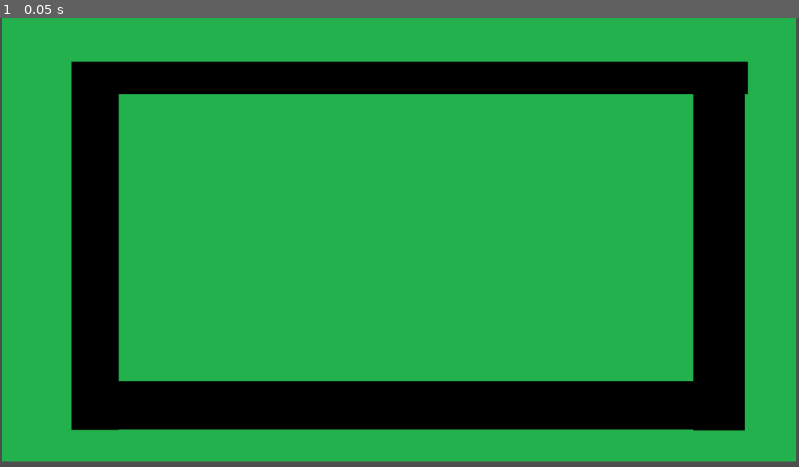
Above: before the commit, frame 1.
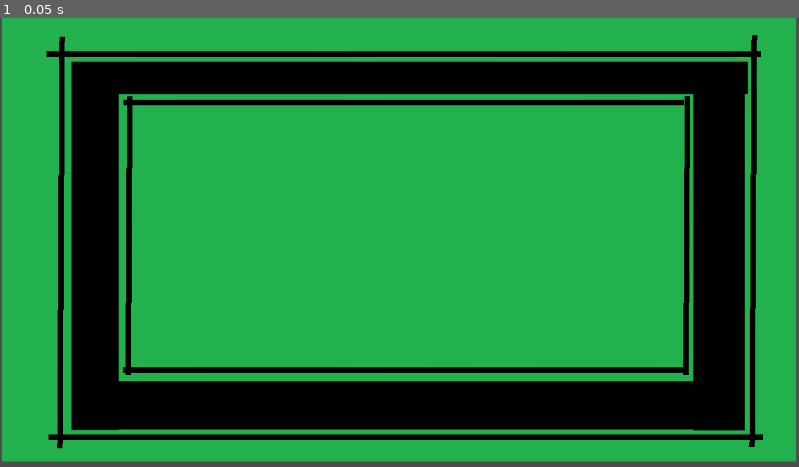
Above: after the commit, the same moment.

Repository: pazhersh/CarPull
Game: Godot game, scene res://scenes/main.tscn
Same seed, same stepped clock (60 frames per second), same inputs: the game is played once before the commit and once after it.
Inputs:
- Up to frame 1 (0.05 s): no input

The runs differ from the first frame. In frame 1, 6.5% of the frame differs, in the area x 5-96%, y 3-96%.

Commit message:
Added track edges

Diff:
--- a/scenes/main.tscn
+++ b/scenes/main.tscn
@@ -1,10 +1,81 @@
-[gd_scene load_steps=2 format=3 uid="uid://t7us3pgenqs8"]
+[gd_scene load_steps=3 format=3 uid="uid://t7us3pgenqs8"]
 
 [ext_resource type="Texture2D" uid="uid://rd4uwxtapgvc" path="res://assets/basic-track-1.png" id="1_jmwwq"]
+[ext_resource type="Texture2D" uid="uid://ddkyeckf7jcap" path="res://assets/track-edge-1.png" id="2_as2hv"]
 
 [node name="Node2D" type="Node2D"]
 
-[node name="Sprite2D" type="Sprite2D" parent="."]
+[node name="Background" type="Sprite2D" parent="."]
 position = Vector2(575.5, 320)
 scale = Vector2(0.894531, 0.798005)
 texture = ExtResource("1_jmwwq")
+
+[node name="TrackEdges" type="CanvasGroup" parent="."]
+
+[node name="TopOuter" type="Sprite2D" parent="TrackEdges"]
+position = Vector2(582, 52)
+scale = Vector2(32.16, 1)
+texture = ExtResource("2_as2hv")
+
+[node name="CollisionPolygon2D" type="CollisionPolygon2D" parent="TrackEdges/TopOuter"]
+polygon = PackedVector2Array(16, 4, -16, 4, -16, -4, 16, -4)
+
+[node name="TopInner" type="Sprite2D" parent="TrackEdges"]
+position = Vector2(582, 122)
+scale = Vector2(25.28, 1)
+texture = ExtResource("2_as2hv")
+
+[node name="CollisionPolygon2D" type="CollisionPolygon2D" parent="TrackEdges/TopInner"]
+polygon = PackedVector2Array(16, 4, -16, 4, -16, -4, 16, -4)
+
+[node name="LeftOuter" type="Sprite2D" parent="TrackEdges"]
+position = Vector2(88, 324)
+rotation = 1.57597
+scale = Vector2(18.555, 1)
+texture = ExtResource("2_as2hv")
+
+[node name="CollisionPolygon2D" type="CollisionPolygon2D" parent="TrackEdges/LeftOuter"]
+polygon = PackedVector2Array(16, 4, -16, 4, -16, -4, 16, -4)
+
+[node name="LeftInner" type="Sprite2D" parent="TrackEdges"]
+position = Vector2(186, 314)
+rotation = 1.57597
+scale = Vector2(12.5503, 1)
+texture = ExtResource("2_as2hv")
+
+[node name="CollisionPolygon2D" type="CollisionPolygon2D" parent="TrackEdges/LeftInner"]
+polygon = PackedVector2Array(16, 4, -16, 4, -16, -4, 16, -4)
+
+[node name="RightOuter" type="Sprite2D" parent="TrackEdges"]
+position = Vector2(1086, 322)
+rotation = 1.57597
+scale = Vector2(18.555, 1)
+texture = ExtResource("2_as2hv")
+
+[node name="CollisionPolygon2D" type="CollisionPolygon2D" parent="TrackEdges/RightOuter"]
+polygon = PackedVector2Array(16, 4, -16, 4, -16, -4, 16, -4)
+
+[node name="RightInner" type="Sprite2D" parent="TrackEdges"]
+position = Vector2(990, 314)
+rotation = 1.57597
+scale = Vector2(12.5503, 1)
+texture = ExtResource("2_as2hv")
+
+[node name="CollisionPolygon2D" type="CollisionPolygon2D" parent="TrackEdges/RightInner"]
+polygon = PackedVector2Array(16, 4, -16, 4, -16, -4, 16, -4)
+
+[node name="BottomOuter" type="Sprite2D" parent="TrackEdges"]
+position = Vector2(585, 605)
+scale = Vector2(32.16, 1)
+texture = ExtResource("2_as2hv")
+
+[node name="CollisionPolygon2D" type="CollisionPolygon2D" parent="TrackEdges/BottomOuter"]
+polygon = PackedVector2Array(16, 4, -16, 4, -16, -4, 16, -4)
+
+[node name="BottomInner" type="Sprite2D" parent="TrackEdges"]
+position = Vector2(581, 508)
+scale = Vector2(25.28, 1)
+texture = ExtResource("2_as2hv")
+
+[node name="CollisionPolygon2D" type="CollisionPolygon2D" parent="TrackEdges/BottomInner"]
+polygon = PackedVector2Array(16, 4, -16, 4, -16, -4, 16, -4)
Binary file added: assets/track-edge-1.png
Not shown, added: assets/track-edge-1.png.import
